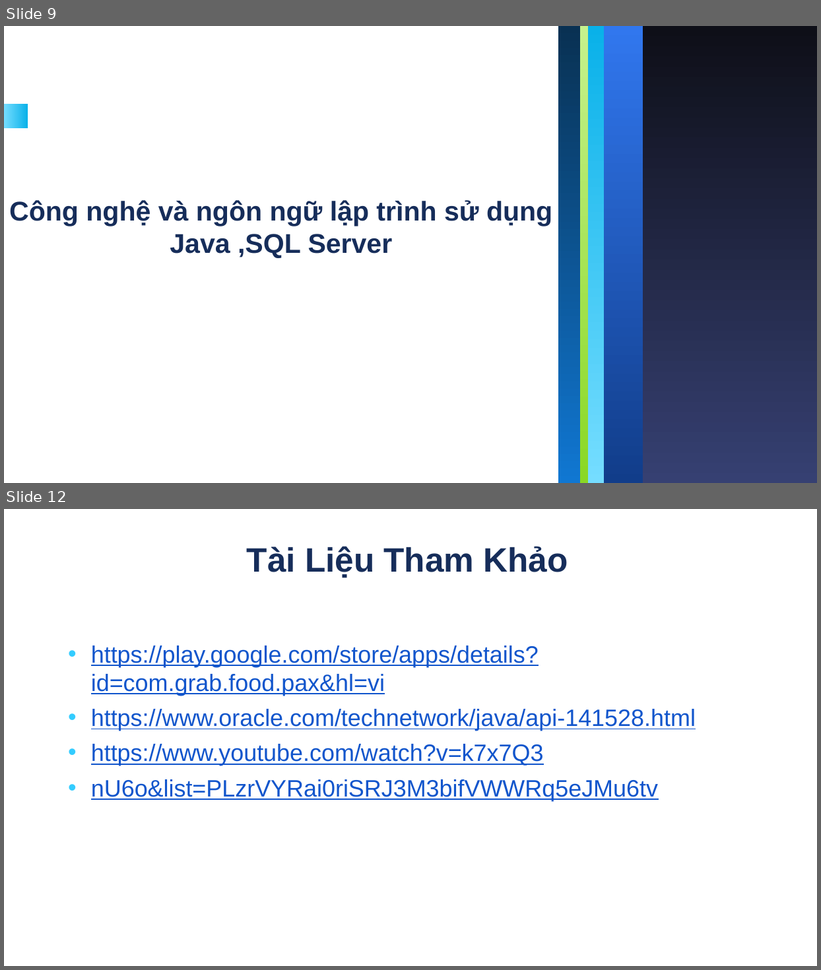
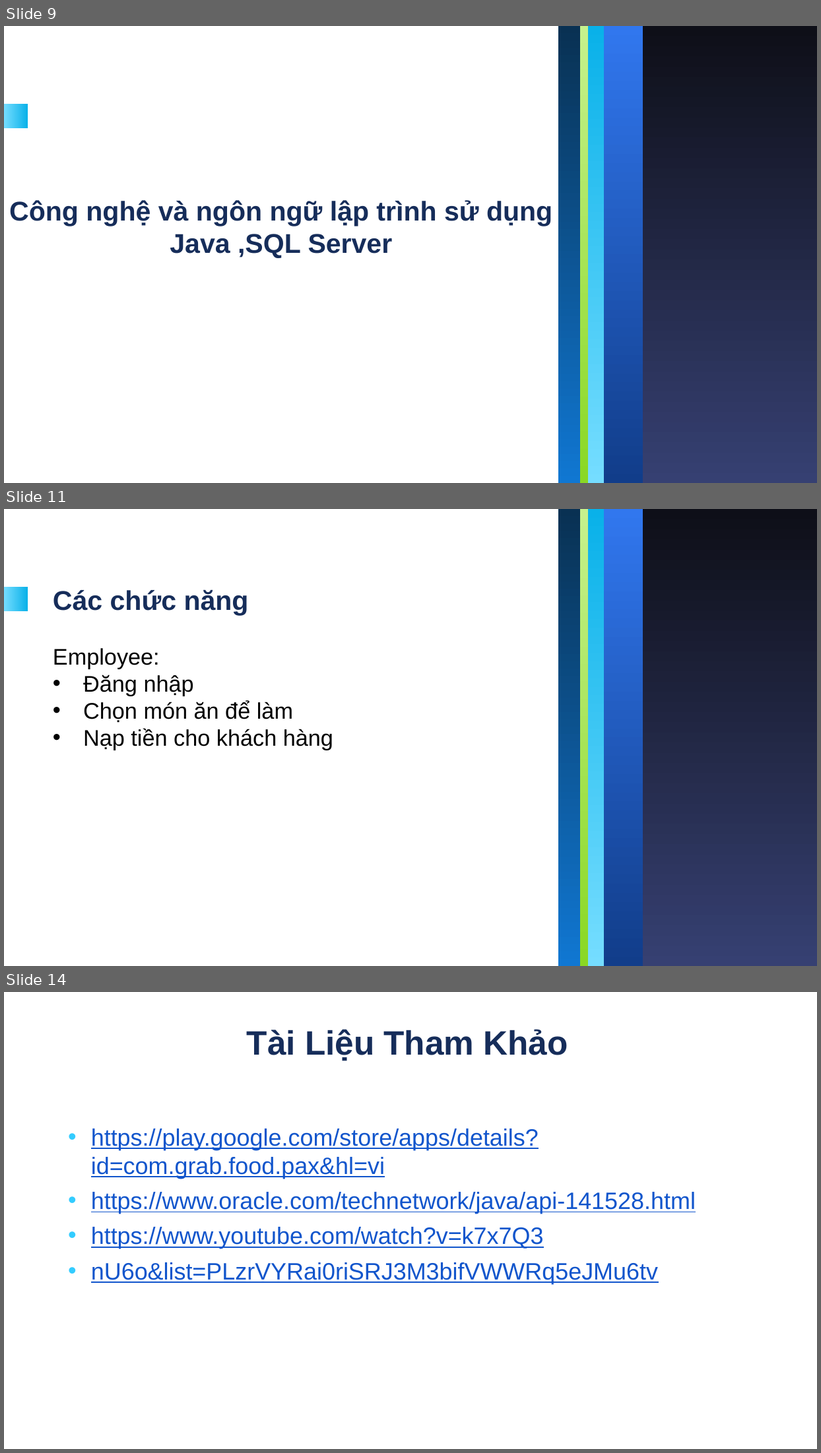
Before and after one commit to happy-lunch/Happy_Lunch, a slide deck: N65-HappyLunch.pptx. Shown one above the other, each under a label of ours: slides 9 and 12 before the commit, slides 9, 11 and 14 after it; the slides between them are not shown. The pictures are 821x970 and 821x1453 pixels, drawn with LibreOffice and Linux fonts; fonts in the diff are those of the drawing. Boxes give left, top, right and bottom in pixels: in the first picture for what was removed or moved away, otherwise in the second. Text is boxed around its words. In the diff, an @@ line names an element or a change of style, - is before the commit and + after.

```diff
--- a/N65-HappyLunch.pptx
+++ b/N65-HappyLunch.pptx
@@ slide 11 added at (4,509,817,966), background #FFFFFF; not listed: 6 template elements that a slide beside it also shows @@
@@ title added at (53,590,249,615), 24 pt, text #162D5A, bold @@
+Các chức năng
@@ text added at (53,648,333,750), 20 pt, text #000000 @@
+Employee:
+• Đăng nhập
+• Chọn món ăn để làm
+• Nạp tiền cho khách hàng
@@ what was slide 12 is now slide 14 @@
```
Also in this commit, not shown: 2 slides changed, 1 other slide added.
